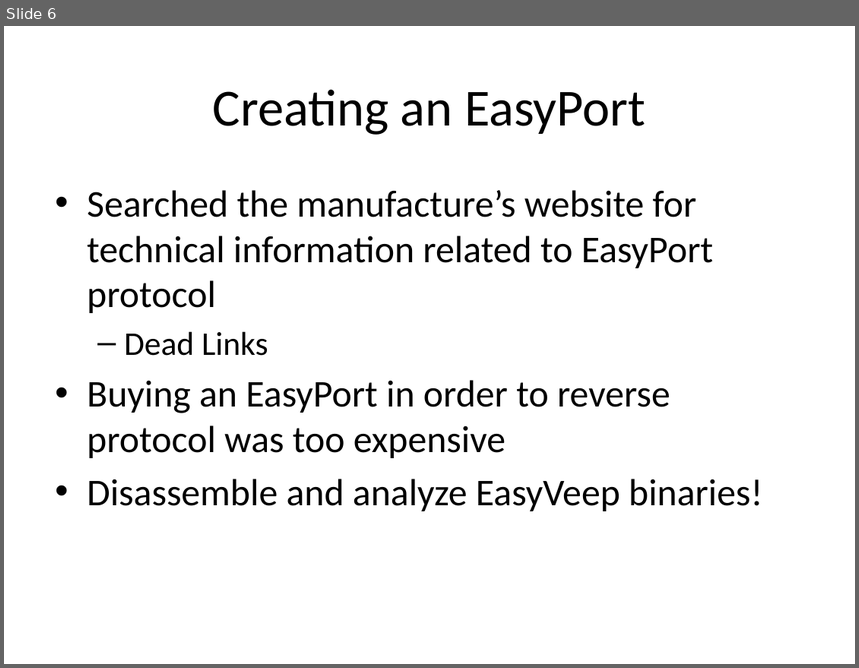
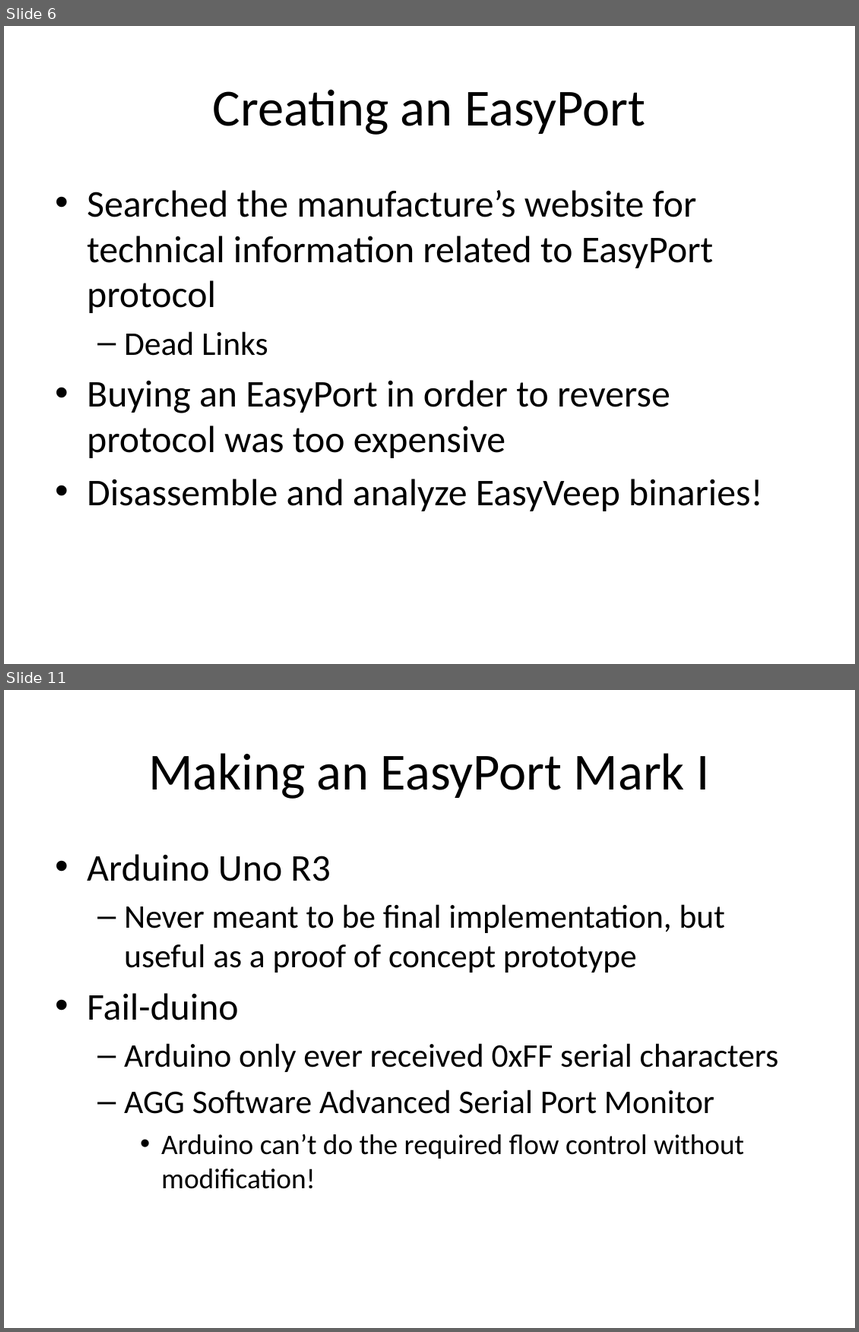
Before and after one commit to benjaminob6/GRP, a slide deck: docs/presentation/Defense.pptx. Shown one above the other, each under a label of ours: slide 6 before the commit, slides 6 and 11 after it; the slides between them are not shown. The pictures are 859x668 and 859x1332 pixels, drawn with LibreOffice and Linux fonts; fonts in the diff are those of the drawing. Boxes give left, top, right and bottom in pixels: in the first picture for what was removed or moved away, otherwise in the second. Text is boxed around its words. In the diff, an @@ line names an element or a change of style, - is before the commit and + after.

```diff
--- a/docs/presentation/Defense.pptx
+++ b/docs/presentation/Defense.pptx
@@ slide 11 added at [4, 690, 855, 1328], background #FFFFFF @@
@@ title added at [148, 753, 709, 799], 44 pt, text #000000 @@
+Making an EasyPort Mark I
@@ text added at [87, 854, 779, 1189], 28 pt, text #000000 @@
+• Arduino Uno R3
+  – Never meant to be final implementation, but useful as a proof of concept prototype
+• Fail-duino
+  – Arduino only ever received 0xFF serial characters
+  – AGG Software Advanced Serial Port Monitor
+    • Arduino can’t do the required flow control without modification!
```
Also in this commit, not shown: 1 slide changed, 14 other slides added, 13 other files.
